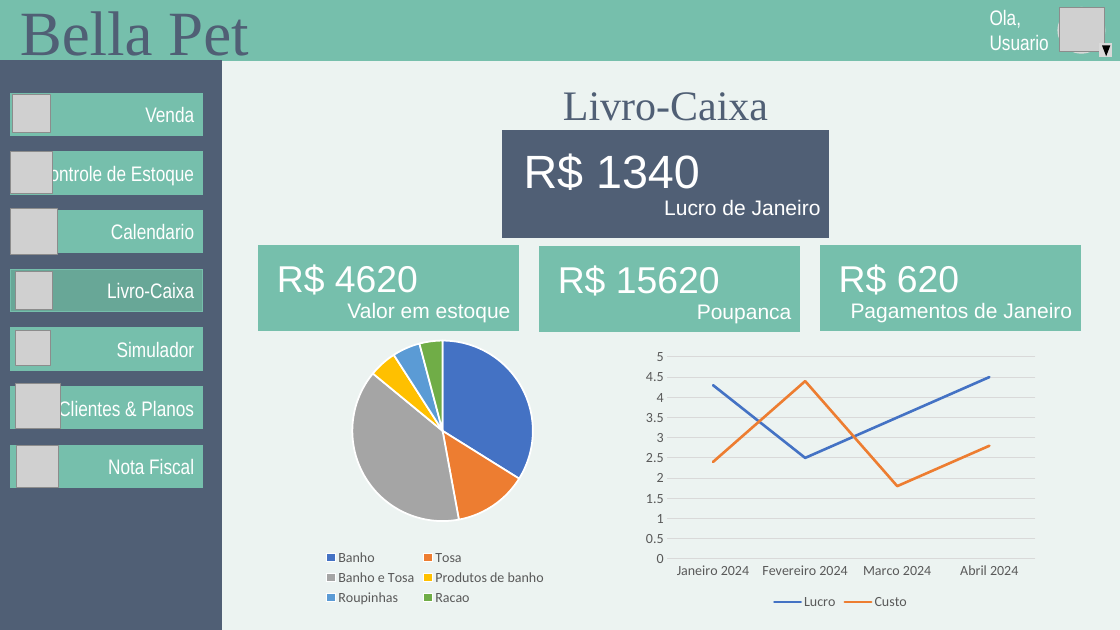
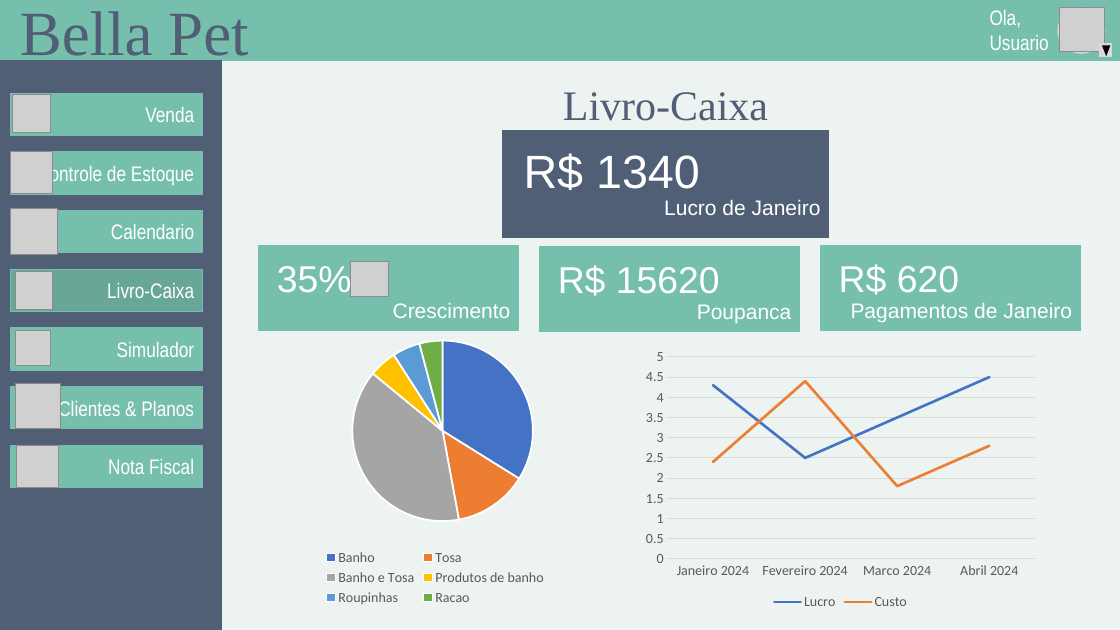
Before and after one commit to GustavoSantiago113/Administration-Help-Tool, a slide deck: slide 13 of Design.pptx. Drawn at 1120x630 pixels with LibreOffice and Linux fonts; fonts in the diff are those of the drawing; grey boxes stand for pictures. Boxes give left, top, right and bottom in pixels: in the first picture for what was removed or moved away, otherwise in the second. Text is boxed around its words. In the diff, an @@ line names an element or a change of style, - is before the commit and + after.

```diff
--- a/Design.pptx
+++ b/Design.pptx
@@ text at (x1=277, y1=263, x2=352, y2=297): text changed @@
-R$ 4620
+35%
@@ picture added at (x1=351, y1=262, x2=389, y2=297) @@
@@ text at (x1=393, y1=303, x2=511, y2=318): text changed @@
-Valor em estoque
+Crescimento
```
Also in this commit, not shown: 2 other files.
